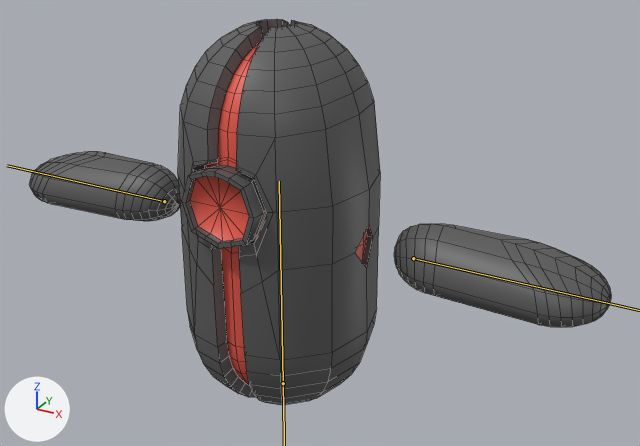
One commit to the FBX model GMTKJam2025/Assets/Game/Player/player.fbx: the scene before it, then after it.
Rendered twice from a camera (50 mm lens) standing at (1.271, -2.066, 1.927) and looking at (0.105, 0.054, 0.867). Lighting does not change. The marker at lower left points along +X, +Y and +Z. The bones that bend it are drawn over the model as lines. Mesh edges are drawn as thin lines.

The first picture shows 'character'.
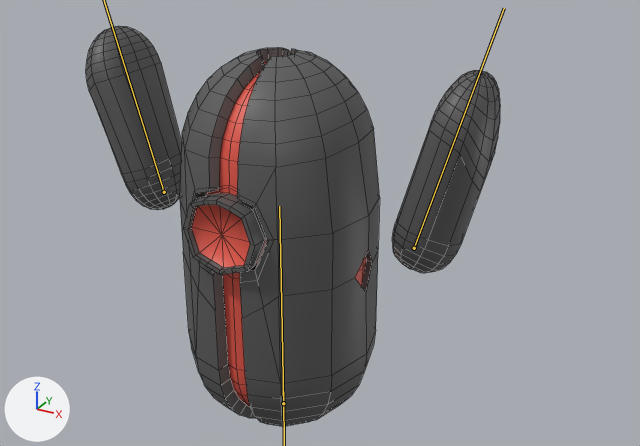
The newer file adds an action. The first version stands in its rest pose; the second is drawn at frame 201 of the action 'all_animations'.

What differs and where, as boxes [x1, y1, x2, y2] in the pictures (640 x 446 px):
'character', posed (29% narrower)
    before: [29, 19, 611, 405]
    after: [86, 26, 500, 426]
bone 'body', root to tip
    before: (283, 383) to (279, 181)
    after: (283, 403) to (279, 206)

The change in detail:
Bone 'body' (bone_body) moves from (0.0, 0.0, 0.0) to (0.0, -0.078, 0.0).
Bone 'arm.l' (bone_arm_l) moves from (0.0, 0.0, 0.0) to (-0.11, 0.0, 0.0).
Bone 'arm.l' (bone_arm_l) turns from (0, 0, 0) to (0, 180, 73) degrees about its own x, y and z.
Bone 'arm.r' (bone_arm_r) moves from (0.0, 0.0, 0.0) to (0.11, 0.0, 0.0).
Bone 'arm.r' (bone_arm_r) turns from (0, 0, 0) to (0, -180, -73) degrees about its own x, y and z.
